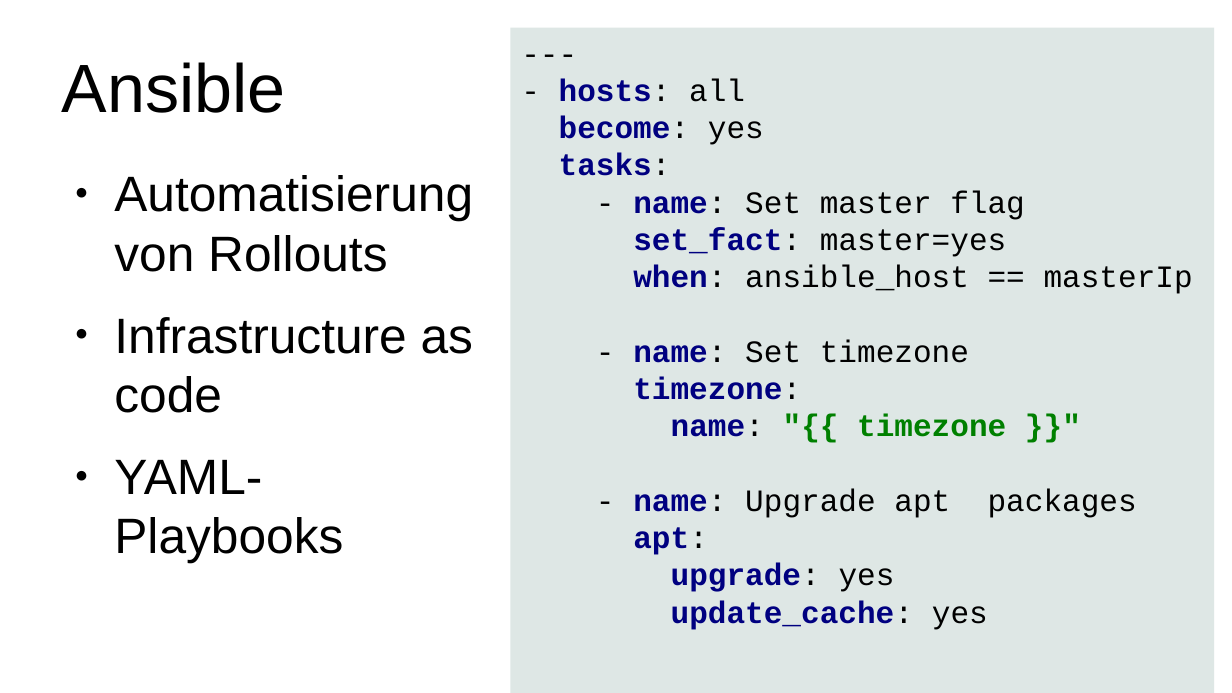
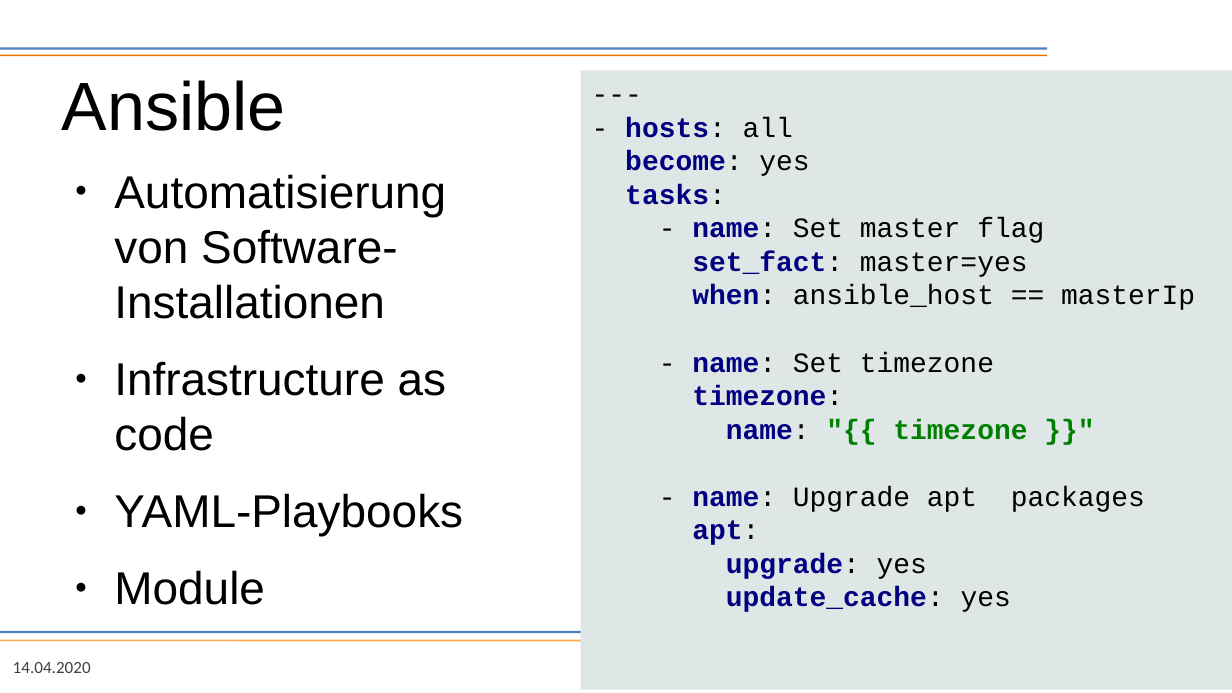
Before and after one commit to kiddikai/ansible-kubernetes, a slide deck: slide 7 of doc/presentation/presentation.odp. Drawn at 1232x693 pixels with LibreOffice and Linux fonts; fonts in the diff are those of the drawing; background and template pictures are left out. Boxes give left, top, right and bottom in pixels: in the first picture for what was removed or moved away, otherwise in the second. Text is boxed around its words. In the diff, an @@ line names an element or a change of style, - is before the commit and + after.

```diff
--- a/doc/presentation/presentation.odp
+++ b/doc/presentation/presentation.odp
@@ line added from (0, 48) to (1048, 48), #4F81BD 1.5 pt @@
@@ line added from (0, 56) to (1048, 56), #E87500 0.99 pt @@
@@ title "Ansible": place and size @@
-title "Ansible" at (62,62,286,113)
+title "Ansible" at (62,80,286,131)
@@ rectangle "--- - hosts: all become: ...": place and size @@
-rectangle "--- - hosts: all become: ..." at (511,28,1215,693)
+rectangle "--- - hosts: all become: ..." at (581,70,1232,690)
@@ rectangle "--- - hosts: all become: ..." at (581,70,1232,690): size 20 to 18 pt @@
@@ text at (114,174,463,536): paragraph added @@
+● Module
@@ text at (114,174,446,319): text changed; size 32 to 29.6 pt @@
-● Automatisierung von Rollouts
+● Automatisierung von Software-Installationen
@@ text at (114,361,463,536): size 32 to 29.6 pt in "Infrastructure as code", "YAML-Playbooks" @@
@@ line added from (0, 641) to (1232, 641), #FFA74F 0.99 pt @@
@@ line added from (0, 633) to (1232, 633), #4F81BD 1.5 pt @@
@@ text added at (13,662,91,673), 11 pt, text #404040 @@
+14.04.2020
```
Also in this commit, not shown: 7 other slides changed, 4 slides added, 3 slides removed, 1 other file.
